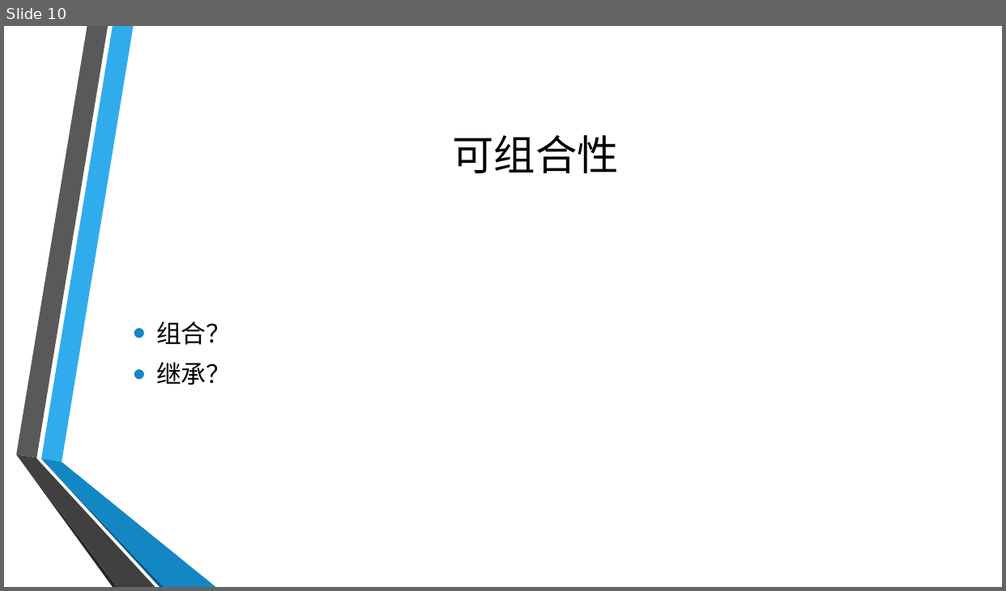
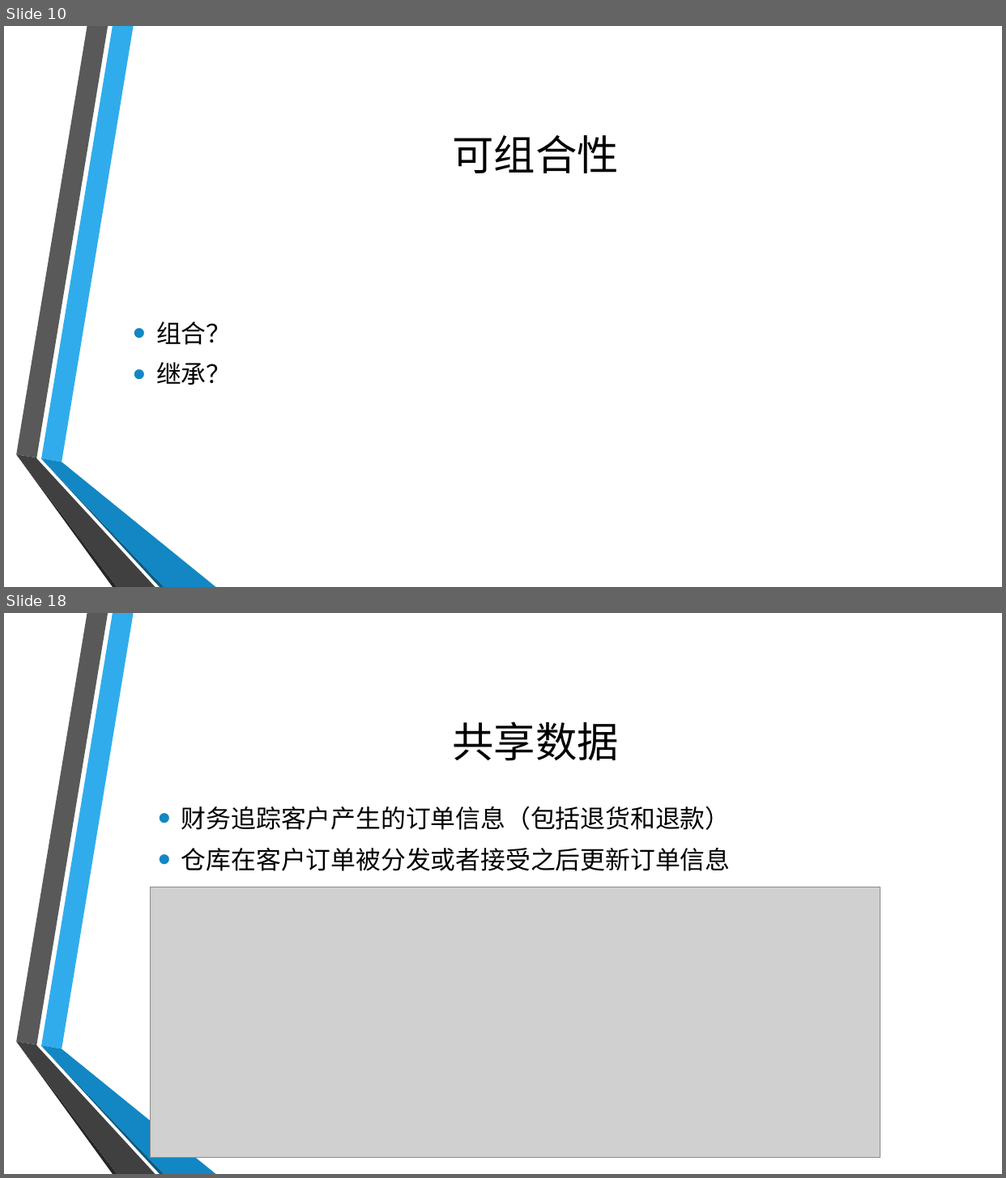
Before and after one commit to GloryXu/spring-cloud, a slide deck: Micro Service.pptx. Shown one above the other, each under a label of ours: slide 10 before the commit, slides 10 and 18 after it; the slides between them are not shown. The pictures are 1006x591 and 1006x1178 pixels, drawn with LibreOffice and Linux fonts; fonts in the diff are those of the drawing; grey boxes stand for pictures; background and template pictures are left out. Boxes give left, top, right and bottom in pixels: in the first picture for what was removed or moved away, otherwise in the second. Text is boxed around its words. In the diff, an @@ line names an element or a change of style, - is before the commit and + after.

```diff
--- a/Micro Service.pptx
+++ b/Micro Service.pptx
@@ slide 18 added at bbox=[4, 613, 1002, 1174], background picture (left out); not listed: 6 template elements that a slide beside it also shows @@
@@ title added at bbox=[453, 722, 619, 761], 40 pt, text #000000 @@
+共享数据
@@ text added at bbox=[181, 806, 731, 871], 24 pt, text #000000 @@
+• 财务追踪客户产生的订单信息（包括退货和退款）
+• 仓库在客户订单被分发或者接受之后更新订单信息
@@ picture added at bbox=[151, 888, 880, 1158] @@
```
Also in this commit, not shown: 12 other slides added, 2 other files.
